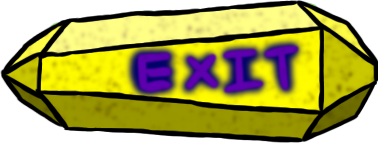
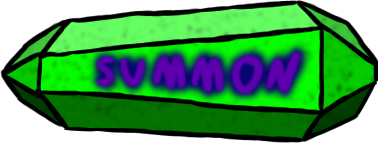
Before/after of a 378x143 layered artwork. What changed in the layer stack:
added layer "Layer 17" above "Layer 18" over [94, 49, 304, 97]
added layer "Layer 18" above "Layer 15" over [86, 39, 314, 106]
hid "Layer 15" over [135, 43, 301, 95]
hid "Layer 16" over [122, 35, 307, 103]
hid "Layer 3 copy 4" over [5, 1, 378, 140]
hid "Layer 3 copy 3" over [5, 1, 378, 140]
hid "Layer 3 copy 2" over [5, 1, 378, 140]
showed "Layer 3" over [5, 1, 378, 140]
